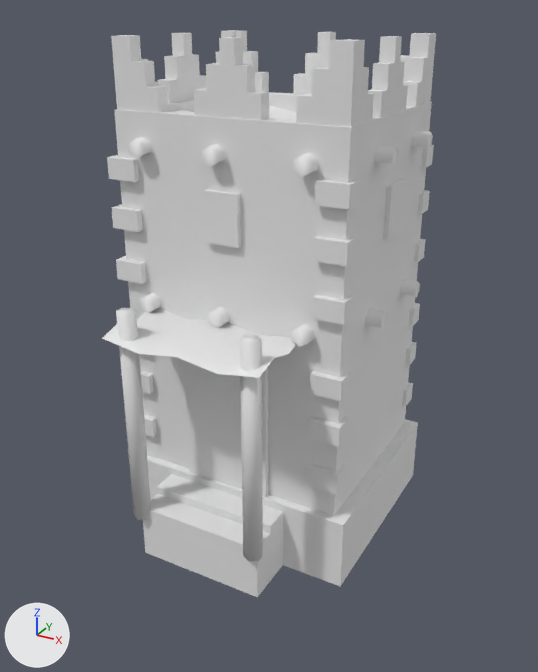
Two versions of the COLLADA model art/meshes/structural/macrobian/wood_tower.dae, one commit apart.
Both versions are drawn from a 50 mm camera at (10.07, -17.99, 13.33) aimed at (0.46, -0.52, 4.59). The axes (+X, +Y, +Z) are drawn at lower left. The lights are the same throughout. The picture after the commit comes second. Where no turn or scale is listed for an object, it has been applied to the vertices.

Objects in the first picture: 'wood_tower'.
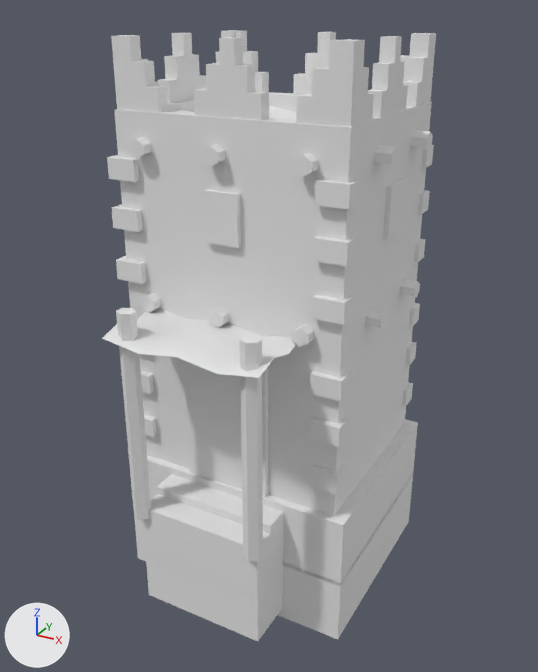
Where the newer file only moved an object's origin or applied its transform, the numbers keep the older frame.

Boxes [x1, y1, x2, y2] around the edits, measured in the pictures (538 x 672 px):
'wood_tower', reshaped (8% taller)
    before: [102, 30, 436, 597]
    after: [102, 30, 436, 641]
part 1 of me_esfera_7840, added
    after: [134, 473, 413, 639]
part 2 of me_esfera_7840, added
    after: [145, 552, 283, 641]

The change in detail:
me_esfera_7840 is used by ob_wood_tower; location (0.0, 0.0, 0.0).
me_esfera_7840 had 845 vertices, 1208 faces and spanned x -3.52..4.04, y -4.67..3.49, z -1.42..12.71.
me_esfera_7840 now has 865 vertices, 1234 faces and spans x -3.52..4.04, y -4.67..3.49, z -3.39..12.71.
me_esfera_7840 part 1: the loose piece of 8 vertices spanning x -3.26..3.98, y -2.78..3.4, z -1.42..0.67 is copied, and the copy is moved by (0.0, 0.0, -1.96); it spans x -3.26..3.98, y -2.78..3.4, z -3.39..-1.29.
me_esfera_7840 part 2: the loose piece of 12 vertices spanning x -1.65..2.16, y -4.26..-2.73, z -1.42..0.46 is copied, and the copy is moved by (0.0, 0.0, -1.61); it spans x -1.65..2.16, y -4.26..-2.73, z -3.03..-1.15.
